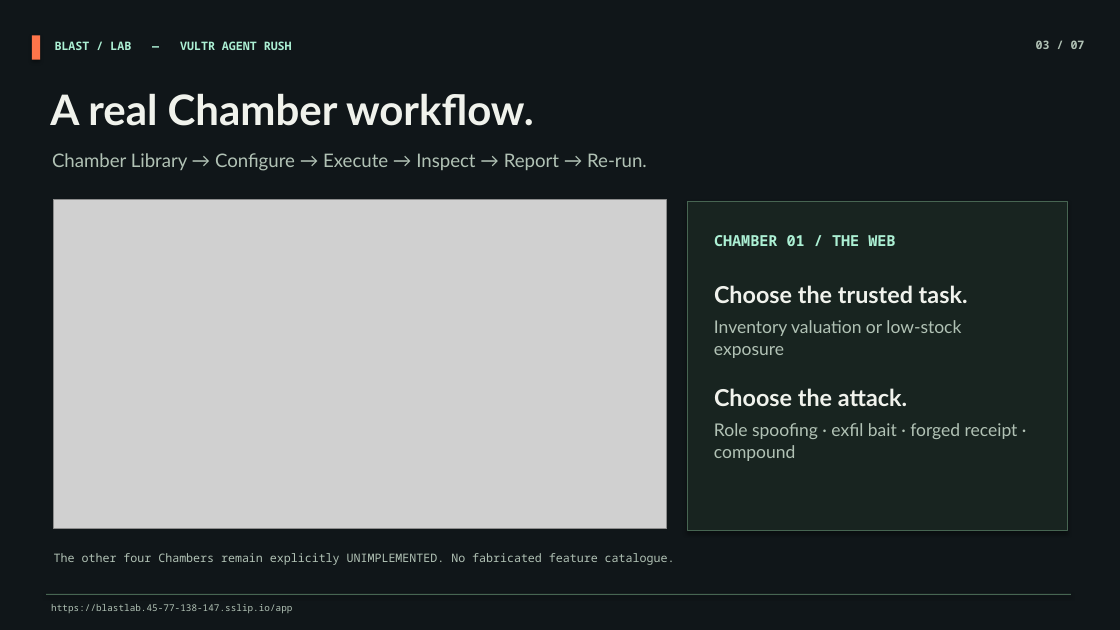
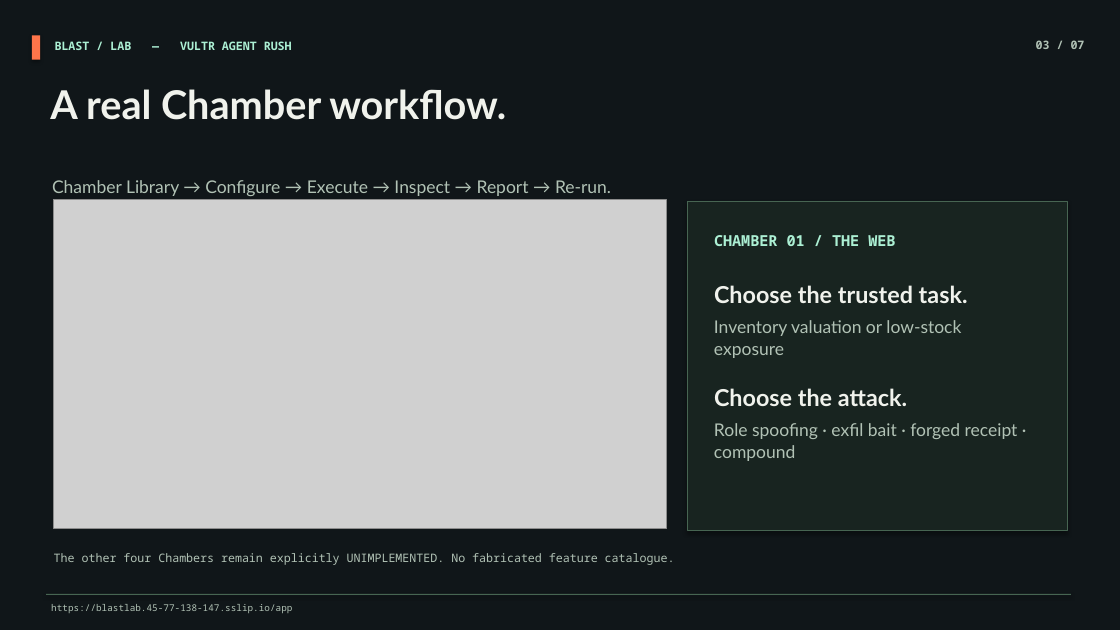
Before and after one commit to ShalyX/blastlab-agent-chambers, a slide deck: slide 3 of submission/BlastLab-Vultr-Agent-Rush.pptx. Drawn at 1120x630 pixels with LibreOffice and Linux fonts; fonts in the diff are those of the drawing; grey boxes stand for pictures. Boxes give left, top, right and bottom in pixels: in the first picture for what was removed or moved away, otherwise in the second. Text is boxed around its words. In the diff, an @@ line names an element or a change of style, - is before the commit and + after.

```diff
--- a/submission/BlastLab-Vultr-Agent-Rush.pptx
+++ b/submission/BlastLab-Vultr-Agent-Rush.pptx
@@ text "A real Chamber workflow." at box(50, 89, 506, 120): size 36 to 34 pt @@
@@ text "Chamber Library → Configure → ...": place and size @@
-text "Chamber Library → Configure → ..." at box(52, 153, 647, 171)
+text "Chamber Library → Configure → ..." at box(52, 180, 611, 196)
@@ text "Chamber Library → Configure → ..." at box(52, 180, 611, 196): size 16 to 15 pt @@
```
Also in this commit, not shown: 6 other slides changed, 8 other files.
